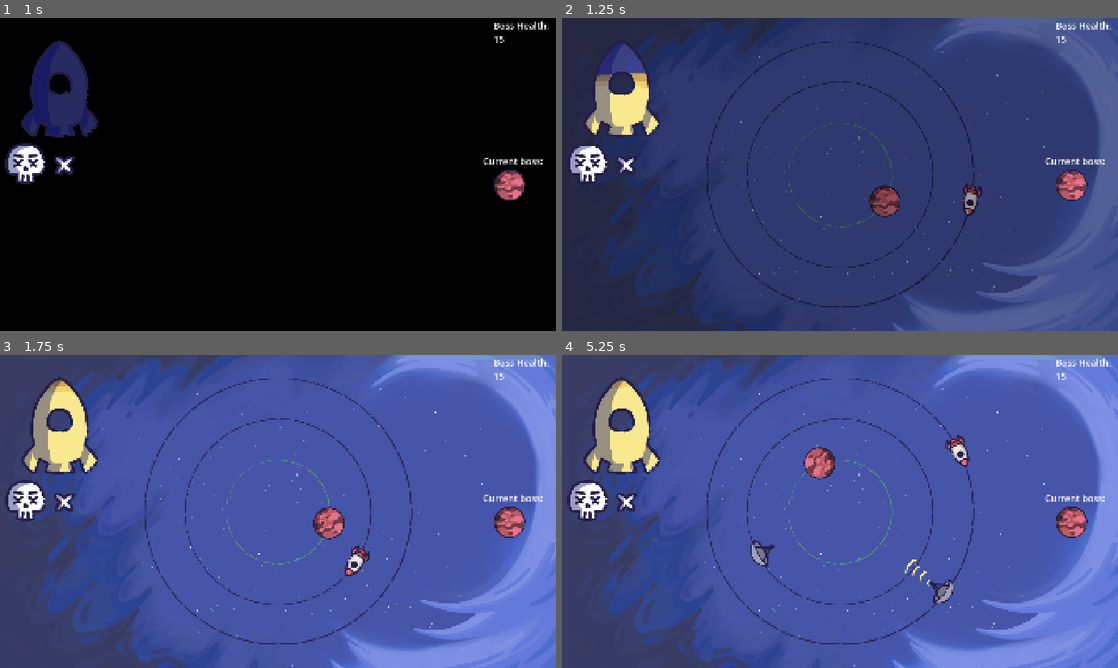
Above: before the commit, frames 1-4 (two rows, left to right).
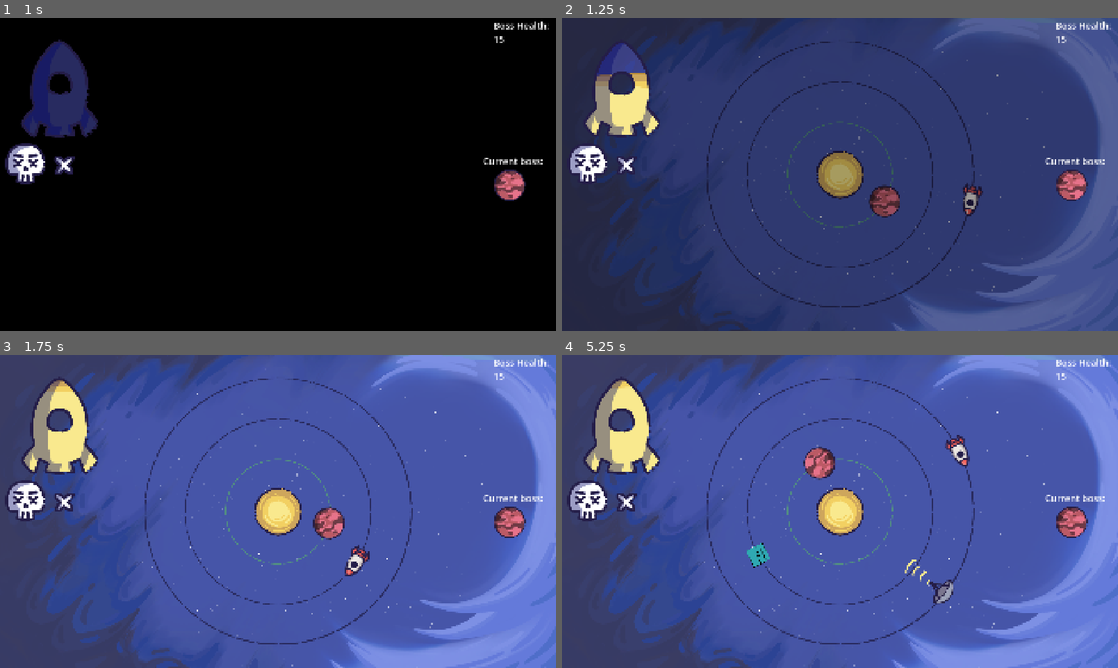
Above: after the commit, the same moments.

Repository: CookieFinder23/YGDA-Fall-Game-Jam-2026
Game: Godot game, scene res://ui/title_screen/title_screen.tscn
The game is run twice, just before and just after one commit, with the same random seed, the same clock (stepped at 60 frames per second) and the same inputs. Sound files missing from this copy of the repository are replaced by a short silence.
Inputs (mouse positions are in pixels of both pictures, inside the frame that each line leads up to):
- Up to frame 1 (1 s): click (278, 140) at 0.5 s
- Up to frame 2 (1.25 s): no input
- Up to frame 3 (1.75 s): hold D (right) from 1.28 s (still down)
- Up to frame 4 (5.25 s): release D (right) at 2.03 s; hold S (down) 2.03-2.78 s; hold D (right) 2.78-3.53 s; hold W (up) 3.53-4.28 s; hold A (left) from 4.28 s (still down)

Frame 1 is identical in both runs. In frame 2, 1.1% of the frame differs, in the area x 40-60%, y 33-68%; in frame 3, 1.2%; in frame 4, 1.5%, in the area x 33-60%, y 32-68%.

Commit message:
"96 changed files" 😭

Diff:
--- a/fall-game-jam-2026/globals/sfx_manager/sfx_player.gd
+++ b/fall-game-jam-2026/globals/sfx_manager/sfx_player.gd
@@ -27,11 +27,12 @@
 # Optionally, append a comment (##) after each id to describe where it is used
 ## List of all sounds. Add a new id here when you add a new sound.
 enum Id {
-	PLAYER_BOUNCE,
+	ENEMY_KILL,
 	ENEMY_BOUNCE,
 	TAKE_DAMAGE,
 	BOSS_DEFEAT,
-	HEAL
+	HEAL,
+	ENEMY_DAMAGE
 }
 
 const PRINT_DEBUG_MESSAGES: bool = false
--- a/fall-game-jam-2026/globals/sfx_manager/sfx_player.tscn
+++ b/fall-game-jam-2026/globals/sfx_manager/sfx_player.tscn
@@ -2,17 +2,17 @@
 
 [ext_resource type="Script" uid="uid://cd5gt2p478i7c" path="res://globals/sfx_manager/sfx_player.gd" id="1_xnm38"]
 [ext_resource type="Script" uid="uid://ct3oa8u2xvesl" path="res://globals/sfx_manager/id_settings.gd" id="2_xmiic"]
-[ext_resource type="AudioStream" uid="uid://du5om25tdn5gv" path="res://assets/audio/player_bounce.mp3" id="3_4xqb4"]
+[ext_resource type="AudioStream" uid="uid://du5om25tdn5gv" path="res://assets/audio/enemy_kill.mp3" id="3_4xqb4"]
 [ext_resource type="AudioStream" uid="uid://bxsoqmwqavv3j" path="res://assets/audio/take_damage.wav" id="4_4xqb4"]
 [ext_resource type="AudioStream" uid="uid://bbmddk4cjspq5" path="res://assets/audio/enemy_bounce.mp3" id="4_o2cuk"]
-[ext_resource type="AudioStream" uid="uid://bxsmle3enmlax" path="res://assets/audio/boss_defeat.mp3" id="5_o2cuk"]
+[ext_resource type="AudioStream" uid="uid://bxsmle3enmlax" path="res://assets/audio/boss_kill.mp3" id="5_o2cuk"]
 [ext_resource type="AudioStream" uid="uid://dxgsmjxoaaov7" path="res://assets/audio/heal.mp3" id="7_u7dhd"]
+[ext_resource type="AudioStream" uid="uid://dytm6wgb818k7" path="res://assets/audio/enemy_damage.wav" id="8_fwjlu"]
 
 [sub_resource type="Resource" id="Resource_xmiic"]
 script = ExtResource("2_xmiic")
-stream = ExtResource("3_4xqb4")
+stream = ExtResource("8_fwjlu")
 bus = "SFX"
-volume = -20.0
 metadata/_custom_type_script = "uid://ct3oa8u2xvesl"
 
 [sub_resource type="Resource" id="Resource_o2cuk"]
@@ -41,6 +41,13 @@
 bus = "SFX"
 metadata/_custom_type_script = "uid://ct3oa8u2xvesl"
 
+[sub_resource type="Resource" id="Resource_u7dhd"]
+script = ExtResource("2_xmiic")
+stream = ExtResource("3_4xqb4")
+bus = "SFX"
+volume = -20.0
+metadata/_custom_type_script = "uid://ct3oa8u2xvesl"
+
 [node name="SfxPlayer" type="Node" unique_id=1790965844]
 process_mode = 3
 script = ExtResource("1_xnm38")
@@ -49,5 +56,6 @@
 1: SubResource("Resource_o2cuk"),
 2: SubResource("Resource_aso10"),
 3: SubResource("Resource_b7itq"),
-4: SubResource("Resource_w0jwt")
+4: SubResource("Resource_w0jwt"),
+5: SubResource("Resource_u7dhd")
 })
--- a/fall-game-jam-2026/level_object/enemy/death_particles.tscn
+++ b/fall-game-jam-2026/level/death_particles.tscn
@@ -1,6 +1,6 @@
 [gd_scene format=3 uid="uid://b1suesqbkn8r0"]
 
-[ext_resource type="Script" uid="uid://bgy7y5te5sihf" path="res://level_object/enemy/death_particles.gd" id="1_ktc73"]
+[ext_resource type="Script" uid="uid://bgy7y5te5sihf" path="res://level/death_particles.gd" id="1_op3t0"]
 
 [sub_resource type="Gradient" id="Gradient_ttdho"]
 offsets = PackedFloat32Array(0, 0.99382716, 1)
@@ -30,6 +30,6 @@
 color_ramp = SubResource("Gradient_ttdho")
 hue_variation_min = -0.22
 hue_variation_max = 0.22
-script = ExtResource("1_ktc73")
+script = ExtResource("1_op3t0")
 
 [connection signal="ready" from="." to="." method="_on_ready"]
--- a/fall-game-jam-2026/level/world.gd
+++ b/fall-game-jam-2026/level/world.gd
@@ -82,10 +82,8 @@
 	obj2.can_collide = false
 	if is_instance_of(obj1, Player):
 		obj2.health -= 1
-		SFX.play(SFX.Id.PLAYER_BOUNCE)
 	elif is_instance_of(obj2, Player):
 		obj1.health -= 1
-		SFX.play(SFX.Id.PLAYER_BOUNCE)
 	else:
 		SFX.play(SFX.Id.ENEMY_BOUNCE)
 	var obj1_base_speed = obj1.SPEED if "SPEED" in obj1 else obj1.speed
@@ -176,7 +174,6 @@
 		if not GameState.active_healer and $HealerCooldown.is_stopped() and randi_range(0, 1) and $Orbiting/Player.health < $Orbiting/Player.MAX_HEALTH:
 			enemy = HEALER
 			$HealerCooldown.start()
-		enemy = SATELLITE
 		var to_spawn = enemy.instantiate()
 		var to_spawn_orb = to_spawn.find_child("OrbitingObject")
 		to_spawn_orb.ring_num = spawn_ring
--- a/fall-game-jam-2026/level/world.tscn
+++ b/fall-game-jam-2026/level/world.tscn
@@ -2,11 +2,15 @@
 
 [ext_resource type="PackedScene" uid="uid://duh0b4jpm3s56" path="res://level_object/player.tscn" id="1_07nfa"]
 [ext_resource type="Script" uid="uid://dg875oa72qesx" path="res://level/world.gd" id="1_sw3g3"]
-[ext_resource type="Texture2D" uid="uid://b6cwir2q0l2av" path="res://assets/art/Med ring.PNG" id="3_riu67"]
+[ext_resource type="Texture2D" uid="uid://b6cwir2q0l2av" path="res://assets/art/rings/Med ring.PNG" id="3_riu67"]
 [ext_resource type="PackedScene" uid="uid://clddrd1vt1me" path="res://ui/hud/hud.tscn" id="3_tjjer"]
-[ext_resource type="Texture2D" uid="uid://cla58ylnpobkf" path="res://assets/art/Big ring.PNG" id="5_gsqr6"]
-[ext_resource type="Texture2D" uid="uid://c1hv1yrpbvi71" path="res://assets/art/Small ring.PNG" id="6_riu67"]
+[ext_resource type="Texture2D" uid="uid://bw1gbn6pt4d06" path="res://assets/art/rings/Small ring 2.png" id="4_gsqr6"]
+[ext_resource type="Texture2D" uid="uid://cla58ylnpobkf" path="res://assets/art/rings/Big ring.PNG" id="5_gsqr6"]
+[ext_resource type="Texture2D" uid="uid://0boclyqu84aw" path="res://assets/art/Sun.png" id="7_drvcl"]
 [ext_resource type="Texture2D" uid="uid://ceg7lrlo6yt7d" path="res://assets/art/bg.png" id="7_gsqr6"]
+
+[sub_resource type="RectangleShape2D" id="RectangleShape2D_gsqr6"]
+size = Vector2(80, 80)
 
 [node name="World" type="Node2D" unique_id=267205359]
 script = ExtResource("1_sw3g3")
@@ -63,13 +67,13 @@
 
 [node name="Rings" type="Node" parent="." unique_id=1275480986]
 
+[node name="SmallRing" type="Sprite2D" parent="Rings" unique_id=1546752173]
+position = Vector2(960, 540)
+texture = ExtResource("4_gsqr6")
+
 [node name="MediumRing" type="Sprite2D" parent="Rings" unique_id=2063627867]
 position = Vector2(960, 540)
 texture = ExtResource("3_riu67")
-
-[node name="SmallRing" type="Sprite2D" parent="Rings" unique_id=1546752173]
-position = Vector2(960, 540)
-texture = ExtResource("6_riu67")
 
 [node name="LargeRing" type="Sprite2D" parent="Rings" unique_id=2110409841]
 position = Vector2(960, 540)
@@ -82,10 +86,6 @@
 [node name="SummonCooldown" type="Timer" parent="." unique_id=1668595494]
 wait_time = 2.0
 autostart = true
-
-[node name="CanvasLayer" type="CanvasLayer" parent="." unique_id=903771283]
-
-[node name="HUD" parent="CanvasLayer" unique_id=1303472108 instance=ExtResource("3_tjjer")]
 
 [node name="Camera2D" type="Camera2D" parent="." unique_id=1201013288]
 position = Vector2(960, 540)
@@ -100,5 +100,22 @@
 one_shot = true
 autostart = true
 
+[node name="Sun" type="Sprite2D" parent="." unique_id=1756660856]
+z_index = 99
+position = Vector2(960, 540)
+texture = ExtResource("7_drvcl")
+
+[node name="Area2D" type="Area2D" parent="Sun" unique_id=256540708]
+collision_layer = 4
+collision_mask = 0
+monitoring = false
+
+[node name="CollisionShape2D" type="CollisionShape2D" parent="Sun/Area2D" unique_id=1597586684]
+shape = SubResource("RectangleShape2D_gsqr6")
+
+[node name="CanvasLayer" type="CanvasLayer" parent="." unique_id=903771283]
+
+[node name="HUD" parent="CanvasLayer" unique_id=1303472108 instance=ExtResource("3_tjjer")]
+
 [connection signal="timeout" from="SummonCooldown" to="." method="_on_summon_cooldown_timeout"]
 [connection signal="timeout" from="ScreenshakeCooldown" to="." method="_on_screenshake_cooldown_timeout"]
--- a/fall-game-jam-2026/level_object/enemy/base_boss.tscn
+++ b/fall-game-jam-2026/level_object/base_boss.tscn
@@ -1,7 +1,7 @@
 [gd_scene format=3 uid="uid://t3hntmvrnwyg"]
 
 [ext_resource type="PackedScene" uid="uid://kn6oepseaj3g" path="res://level_object/enemy/base_enemy.tscn" id="1_u23vv"]
-[ext_resource type="Script" uid="uid://3unbj7i0qu5p" path="res://level_object/enemy/base_boss.gd" id="1_w0jwt"]
+[ext_resource type="Script" uid="uid://3unbj7i0qu5p" path="res://level_object/base_boss.gd" id="1_w0jwt"]
 
 [node name="BaseBoss" type="Node2D" unique_id=1699236756]
 script = ExtResource("1_w0jwt")
--- /dev/null
+++ b/fall-game-jam-2026/level_object/boss/boss_1.tscn
@@ -0,0 +1,16 @@
+[gd_scene format=3 uid="uid://3tbia1bfkjgc"]
+
+[ext_resource type="Texture2D" uid="uid://sck514dd2wtr" path="res://assets/art/bosses/red_planet.png" id="1_nv17a"]
+[ext_resource type="Script" uid="uid://dvtpjefhsd4gt" path="res://level_object/boss/boss_1.gd" id="2_k0smk"]
+[ext_resource type="PackedScene" uid="uid://t3hntmvrnwyg" path="res://level_object/base_boss.tscn" id="3_y8m71"]
+
+[sub_resource type="RectangleShape2D" id="RectangleShape2D_m5i3i"]
+size = Vector2(90, 90)
+
+[node name="Boss1" type="Sprite2D" unique_id=494127020]
+texture = ExtResource("1_nv17a")
+script = ExtResource("2_k0smk")
+
+[node name="BaseBoss" parent="." unique_id=1699236756 instance=ExtResource("3_y8m71")]
+health = 15
+hitbox = SubResource("RectangleShape2D_m5i3i")
--- /dev/null
+++ b/fall-game-jam-2026/level_object/boss/boss_2.gd
@@ -0,0 +1,11 @@
+extends Sprite2D
+
+
+# Called when the node enters the scene tree for the first time.
+func _ready() -> void:
+	pass # Replace with function body.
+
+
+# Called every frame. 'delta' is the elapsed time since the previous frame.
+func _process(delta: float) -> void:
+	pass
--- /dev/null
+++ b/fall-game-jam-2026/level_object/boss/boss_2.tscn
@@ -0,0 +1,16 @@
+[gd_scene format=3 uid="uid://bvesx0w72475a"]
+
+[ext_resource type="Texture2D" uid="uid://exc8g4fsr5ho" path="res://assets/art/bosses/Boss 2.PNG" id="1_xj0hi"]
+[ext_resource type="Script" uid="uid://cclxu730dm2kp" path="res://level_object/boss/boss_2.gd" id="2_bm6ua"]
+[ext_resource type="PackedScene" uid="uid://t3hntmvrnwyg" path="res://level_object/base_boss.tscn" id="3_ppn55"]
+
+[sub_resource type="RectangleShape2D" id="RectangleShape2D_m5i3i"]
+size = Vector2(120, 120)
+
+[node name="Boss2" type="Sprite2D" unique_id=494127020]
+texture = ExtResource("1_xj0hi")
+script = ExtResource("2_bm6ua")
+
+[node name="BaseBoss" parent="." unique_id=1699236756 instance=ExtResource("3_ppn55")]
+health = 15
+hitbox = SubResource("RectangleShape2D_m5i3i")
--- /dev/null
+++ b/fall-game-jam-2026/level_object/boss/laser.gd
@@ -0,0 +1,11 @@
+extends Node2D
+
+func _physics_process(_delta: float) -> void:
+	if $RayCast2D.is_colliding():
+		$Line2D.points[1] = $RayCast2D.get_collision_point()
+	else:
+		$Line2D.points[1] = Vector2(960.0, 0.0)
+	$Area2D/CollisionShape2D.size.x = $Line2D.points[1].x
+	$Area2D/CollisionShape2D.position.x = $Area2D/CollisionShape2D.size.x / -2.0
+func _on_area_2d_area_entered(_area: Area2D) -> void:
+	GameState.player.health -= 1
--- /dev/null
+++ b/fall-game-jam-2026/level_object/boss/laser.tscn
@@ -0,0 +1,32 @@
+[gd_scene format=3 uid="uid://dunhpf0nmor2y"]
+
+[ext_resource type="Script" uid="uid://cj2se7a8h3oax" path="res://level_object/boss/laser.gd" id="1_blcow"]
+[ext_resource type="Texture2D" uid="uid://cqdtb6ubvqbl0" path="res://icon.svg" id="2_uhsnc"]
+
+[sub_resource type="CanvasTexture" id="CanvasTexture_n8yl0"]
+diffuse_texture = ExtResource("2_uhsnc")
+texture_repeat = 2
+
+[sub_resource type="RectangleShape2D" id="RectangleShape2D_uhsnc"]
+
+[node name="Laser" type="Node2D" unique_id=1453316292]
+script = ExtResource("1_blcow")
+
+[node name="RayCast2D" type="RayCast2D" parent="." unique_id=2053694275]
+target_position = Vector2(960, 0)
+collision_mask = 4
+collide_with_areas = true
+collide_with_bodies = false
+
+[node name="Line2D" type="Line2D" parent="." unique_id=1222004067]
+points = PackedVector2Array(0, 0, 0, 0)
+texture = SubResource("CanvasTexture_n8yl0")
+texture_mode = 1
+
+[node name="Area2D" type="Area2D" parent="." unique_id=1175843618]
+collision_layer = 0
+
+[node name="CollisionShape2D" type="CollisionShape2D" parent="Area2D" unique_id=726925558]
+shape = SubResource("RectangleShape2D_uhsnc")
+
+[connection signal="area_entered" from="Area2D" to="." method="_on_area_2d_area_entered"]
--- a/fall-game-jam-2026/level_object/enemy/asteroid.tscn
+++ b/fall-game-jam-2026/level_object/enemy/asteroid.tscn
@@ -1,6 +1,6 @@
 [gd_scene format=3 uid="uid://ocsoo5vljovt"]
 
-[ext_resource type="Texture2D" uid="uid://cluh2nk8vdqpd" path="res://assets/art/Asteroid.png" id="1_lmuge"]
+[ext_resource type="Texture2D" uid="uid://cluh2nk8vdqpd" path="res://assets/art/enemies/Asteroid.png" id="1_lmuge"]
 [ext_resource type="PackedScene" uid="uid://kn6oepseaj3g" path="res://level_object/enemy/base_enemy.tscn" id="2_f4tts"]
 
 [sub_resource type="RectangleShape2D" id="RectangleShape2D_8pm76"]
--- a/fall-game-jam-2026/level_object/enemy/base_enemy.gd
+++ b/fall-game-jam-2026/level_object/enemy/base_enemy.gd
@@ -11,8 +11,10 @@
 	set(new_value):
 		if health == new_value:
 			return
+		var took_damage = false
 		if new_value < health:
 			health = new_value
+			took_damage = true
 			damaged.emit()
 		else:
 			health = new_value
@@ -27,14 +29,18 @@
 				GameState.bosses_killed += 1
 				SFX.play(SFX.Id.BOSS_DEFEAT)
 				GameState.boss = null
-			if is_instance_of(to_kill, Healer):
+			elif is_instance_of(to_kill, Healer):
 				GameState.player.health += 1
 				GameState.active_healer = false
 				SFX.play(SFX.Id.HEAL)
+			else:
+				SFX.play(SFX.Id.ENEMY_KILL)
 			var particles = PARTICLES.instantiate()
 			particles.global_position = global_position
 			to_kill.get_parent().get_parent().add_child(particles)
 			to_kill.queue_free()
+		elif took_damage:
+			SFX.play(SFX.Id.ENEMY_DAMAGE)
 @export var spawn_progress: float = 0.0
 const BOUNCE_SMOOTH = 0.01
 var speed_mult: float = 1.0
--- a/fall-game-jam-2026/level_object/enemy/boss_1.tscn
+++ /dev/null
@@ -1,16 +0,0 @@
-[gd_scene format=3 uid="uid://3tbia1bfkjgc"]
-
-[ext_resource type="PackedScene" uid="uid://t3hntmvrnwyg" path="res://level_object/enemy/base_boss.tscn" id="1_b430w"]
-[ext_resource type="Script" uid="uid://dvtpjefhsd4gt" path="res://level_object/enemy/boss_1.gd" id="1_e8rfb"]
-[ext_resource type="Texture2D" uid="uid://sck514dd2wtr" path="res://assets/art/red_planet.png" id="1_m5i3i"]
-
-[sub_resource type="RectangleShape2D" id="RectangleShape2D_m5i3i"]
-size = Vector2(90, 90)
-
-[node name="Boss1" type="Sprite2D" unique_id=494127020]
-texture = ExtResource("1_m5i3i")
-script = ExtResource("1_e8rfb")
-
-[node name="BaseBoss" parent="." unique_id=1699236756 instance=ExtResource("1_b430w")]
-health = 15
-hitbox = SubResource("RectangleShape2D_m5i3i")
--- a/fall-game-jam-2026/level_object/enemy/bullet.tscn
+++ b/fall-game-jam-2026/level_object/enemy/bullet.tscn
@@ -1,7 +1,7 @@
 [gd_scene format=3 uid="uid://c34kvcjryav0p"]
 
 [ext_resource type="Script" uid="uid://br2pu7wo3xmkg" path="res://level_object/enemy/bullet.gd" id="1_ern7g"]
-[ext_resource type="Texture2D" uid="uid://boprn8ido4iih" path="res://assets/art/blue_planet.png" id="1_sxr5g"]
+[ext_resource type="Texture2D" uid="uid://boprn8ido4iih" path="res://assets/art/enemies/blue_planet.png" id="1_sxr5g"]
 [ext_resource type="PackedScene" uid="uid://bbtwd501taadk" path="res://level_object/orbiting_object.tscn" id="2_ern7g"]
 
 [sub_resource type="RectangleShape2D" id="RectangleShape2D_0es7p"]
--- a/fall-game-jam-2026/level_object/enemy/comet.tscn
+++ b/fall-game-jam-2026/level_object/enemy/comet.tscn
@@ -1,6 +1,6 @@
 [gd_scene format=3 uid="uid://b6aygywfpi7pl"]
 
-[ext_resource type="Texture2D" uid="uid://boprn8ido4iih" path="res://assets/art/blue_planet.png" id="1_emj4h"]
+[ext_resource type="Texture2D" uid="uid://boprn8ido4iih" path="res://assets/art/enemies/blue_planet.png" id="1_emj4h"]
 [ext_resource type="Script" uid="uid://xurg7j6lgxru" path="res://level_object/enemy/comet.gd" id="2_bqtu1"]
 [ext_resource type="PackedScene" uid="uid://kn6oepseaj3g" path="res://level_object/enemy/base_enemy.tscn" id="2_emj4h"]
 
--- a/fall-game-jam-2026/level_object/enemy/healer.tscn
+++ b/fall-game-jam-2026/level_object/enemy/healer.tscn
@@ -1,6 +1,6 @@
 [gd_scene format=3 uid="uid://bgjivfvi4ka43"]
 
-[ext_resource type="Texture2D" uid="uid://dj2au84ln6833" path="res://assets/art/healer.png" id="1_cqmo1"]
+[ext_resource type="Texture2D" uid="uid://dj2au84ln6833" path="res://assets/art/enemies/healer.png" id="1_cqmo1"]
 [ext_resource type="Script" uid="uid://fbms6mp5wb7v" path="res://level_object/enemy/healer.gd" id="2_rc8a1"]
 [ext_resource type="PackedScene" uid="uid://kn6oepseaj3g" path="res://level_object/enemy/base_enemy.tscn" id="2_xqfjl"]
 
--- a/fall-game-jam-2026/level_object/enemy/satelite.tscn
+++ b/fall-game-jam-2026/level_object/enemy/satelite.tscn
@@ -1,6 +1,6 @@
 [gd_scene format=3 uid="uid://dhxu81fp4yvqo"]
 
-[ext_resource type="Texture2D" uid="uid://bgap0xud4o4y4" path="res://assets/art/satellite_rotate_crop_transparent.png" id="1_4qqrf"]
+[ext_resource type="Texture2D" uid="uid://bgap0xud4o4y4" path="res://assets/art/enemies/satellite_rotate_crop_transparent.png" id="1_4qqrf"]
 [ext_resource type="Script" uid="uid://dt43oslvo0c0h" path="res://level_object/enemy/satellite.gd" id="2_4qqrf"]
 [ext_resource type="PackedScene" uid="uid://kn6oepseaj3g" path="res://level_object/enemy/base_enemy.tscn" id="3_insnm"]
 [ext_resource type="PackedScene" uid="uid://dr2hi55fm05q0" path="res://level_object/enemy/satellite_beam.tscn" id="4_4qqrf"]
--- a/fall-game-jam-2026/level_object/enemy/satellite_beam.tscn
+++ b/fall-game-jam-2026/level_object/enemy/satellite_beam.tscn
@@ -1,7 +1,7 @@
 [gd_scene format=3 uid="uid://dr2hi55fm05q0"]
 
 [ext_resource type="Script" uid="uid://d3qrfnhyuhe60" path="res://level_object/enemy/satellite_beam.gd" id="1_6n02u"]
-[ext_resource type="Texture2D" uid="uid://ctxc40aetgide" path="res://assets/art/Satelie attack.png" id="2_p2m6s"]
+[ext_resource type="Texture2D" uid="uid://ctxc40aetgide" path="res://assets/art/enemies/Satelie attack.png" id="2_p2m6s"]
 
 [sub_resource type="RectangleShape2D" id="RectangleShape2D_0es7p"]
 size = Vector2(16, 160)
--- a/fall-game-jam-2026/level_object/enemy/spitter.tscn
+++ b/fall-game-jam-2026/level_object/enemy/spitter.tscn
@@ -1,9 +1,9 @@
 [gd_scene format=3 uid="uid://c6vs4d5loklld"]
 
-[ext_resource type="Texture2D" uid="uid://cmaknweq7uawi" path="res://assets/art/placeholder_shoot.png" id="1_7jy18"]
+[ext_resource type="Texture2D" uid="uid://cmaknweq7uawi" path="res://assets/art/enemies/placeholder_shoot.png" id="1_7jy18"]
 [ext_resource type="Script" uid="uid://dg0sjd71iaem" path="res://level_object/enemy/spitter.gd" id="1_7mwbe"]
 [ext_resource type="PackedScene" uid="uid://kn6oepseaj3g" path="res://level_object/enemy/base_enemy.tscn" id="2_7jy18"]
-[ext_resource type="Texture2D" uid="uid://cfb56tphcmtt8" path="res://assets/art/placeholder_shoot_telegraph.png" id="2_vel7m"]
+[ext_resource type="Texture2D" uid="uid://cfb56tphcmtt8" path="res://assets/art/enemies/placeholder_shoot_telegraph.png" id="2_vel7m"]
 
 [sub_resource type="SpriteFrames" id="SpriteFrames_0es7p"]
 animations = [{
--- a/fall-game-jam-2026/project.godot
+++ b/fall-game-jam-2026/project.godot
@@ -64,6 +64,7 @@
 
 2d_physics/layer_1="Player"
 2d_physics/layer_2="Enemy"
+2d_physics/layer_3="Sun"
 
 [physics]
 
--- a/fall-game-jam-2026/ui/hud/hud.tscn
+++ b/fall-game-jam-2026/ui/hud/hud.tscn
@@ -2,7 +2,7 @@
 
 [ext_resource type="Script" uid="uid://chdm8ysjb6rtu" path="res://ui/hud/hud.gd" id="1_xmswo"]
 [ext_resource type="PackedScene" uid="uid://dvarorggar2ib" path="res://ui/hud/health_bar.tscn" id="2_4d6w6"]
-[ext_resource type="Texture2D" uid="uid://sck514dd2wtr" path="res://assets/art/red_planet.png" id="3_e0nub"]
+[ext_resource type="Texture2D" uid="uid://sck514dd2wtr" path="res://assets/art/bosses/red_planet.png" id="3_e0nub"]
 [ext_resource type="PackedScene" uid="uid://fl47j4f64oki" path="res://ui/hud/bosses_killed.tscn" id="4_w75iv"]
 
 [sub_resource type="LabelSettings" id="LabelSettings_0es7p"]
Binary file removed: fall-game-jam-2026/assets/art/Small ring.PNG
Binary file added: fall-game-jam-2026/assets/art/Sun.png
Not shown, changed: fall-game-jam-2026/assets/art/Sun.png.import
Binary file added: fall-game-jam-2026/assets/art/bosses/Boss 2.PNG
Not shown, changed: fall-game-jam-2026/assets/art/bosses/Boss 2.PNG.import
Renamed: fall-game-jam-2026/assets/art/red_planet.png -> fall-game-jam-2026/assets/art/bosses/red_planet.png
Not shown, changed: fall-game-jam-2026/assets/art/bosses/red_planet.png.import
Renamed: fall-game-jam-2026/assets/art/Asteroid.png -> fall-game-jam-2026/assets/art/enemies/Asteroid.png
Not shown, changed: fall-game-jam-2026/assets/art/enemies/Asteroid.png.import
Renamed: fall-game-jam-2026/assets/art/Satelie attack.png -> fall-game-jam-2026/assets/art/enemies/Satelie attack.png
Not shown, changed: fall-game-jam-2026/assets/art/enemies/Satelie attack.png.import
Renamed: fall-game-jam-2026/assets/art/blue_planet.png -> fall-game-jam-2026/assets/art/enemies/blue_planet.png
(and 31 more such lines)
